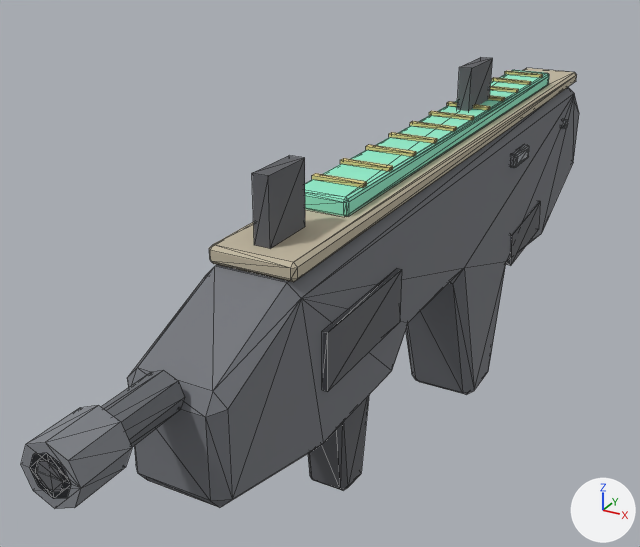
The FBX model Assets/_Project/Resources/Models/weapon_kestrel_pdw.fbx, before and after one commit.
Both versions are drawn from a 50 mm camera at (0.191, -0.586, 0.195) aimed at (-0.05, -0.147, -0.024). Lighting does not change. The marker at lower right points along +X, +Y and +Z. The picture after the commit comes second. Mesh edges are drawn as thin lines. Where no turn or scale is listed for an object, it has been applied to the vertices.

Names of what the first picture shows: 'weapon_kestrel_pdw'.
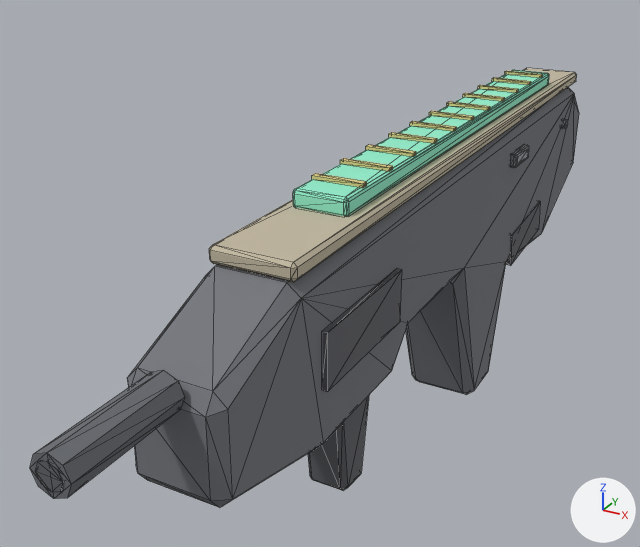
Boxes [x1, y1, x2, y2] around the edits, measured in the pictures (640 x 547 px):
'weapon_kestrel_pdw', reshaped: before [21, 57, 579, 509]; after [30, 68, 579, 508]
part 1 of me_weapon_kestrel_pdw, deleted: before [21, 405, 132, 509]
part 2 of me_weapon_kestrel_pdw, deleted: before [457, 57, 493, 111]
part 3 of me_weapon_kestrel_pdw, deleted: before [252, 155, 305, 248]

The change, as a diff of the scene's bpy script:
```diff
--- a/Assets/_Project/Resources/Models/weapon_kestrel_pdw.fbx.py
+++ b/Assets/_Project/Resources/Models/weapon_kestrel_pdw.fbx.py
@@ me_weapon_kestrel_pdw @@
 # used by ob_weapon_kestrel_pdw; location = (0.0, 0.0, 0.0)
-me_weapon_kestrel_pdw.from_pydata(...)  # 502 vertices, 892 faces; spans x -0.028..0.028, y -0.421..0.18, z -0.14..0.09
+me_weapon_kestrel_pdw.from_pydata(...)  # 470 vertices, 840 faces; spans x -0.028..0.028, y -0.421..0.18, z -0.14..0.065
+# me_weapon_kestrel_pdw part 1: the loose piece of 16 vertices spanning x -0.013..0.013, y -0.42..-0.395, z 0.007..0.033 is deleted
+# me_weapon_kestrel_pdw part 2: the loose piece of 8 vertices spanning x -0.004..0.004, y -0.05..-0.01, z 0.054..0.09 is deleted
+# me_weapon_kestrel_pdw part 3: the loose piece of 8 vertices spanning x -0.004..0.004, y -0.29..-0.26, z 0.054..0.086 is deleted
 me_weapon_kestrel_pdw.materials.append(mat_c_2c2e33)
@@ me_weapon_kestrel_pdw @@
 me_weapon_kestrel_pdw.materials.append(mat_c_25272b)
-me_weapon_kestrel_pdw.materials.append(mat_c_3a3d43)  # grey #83868c
```
